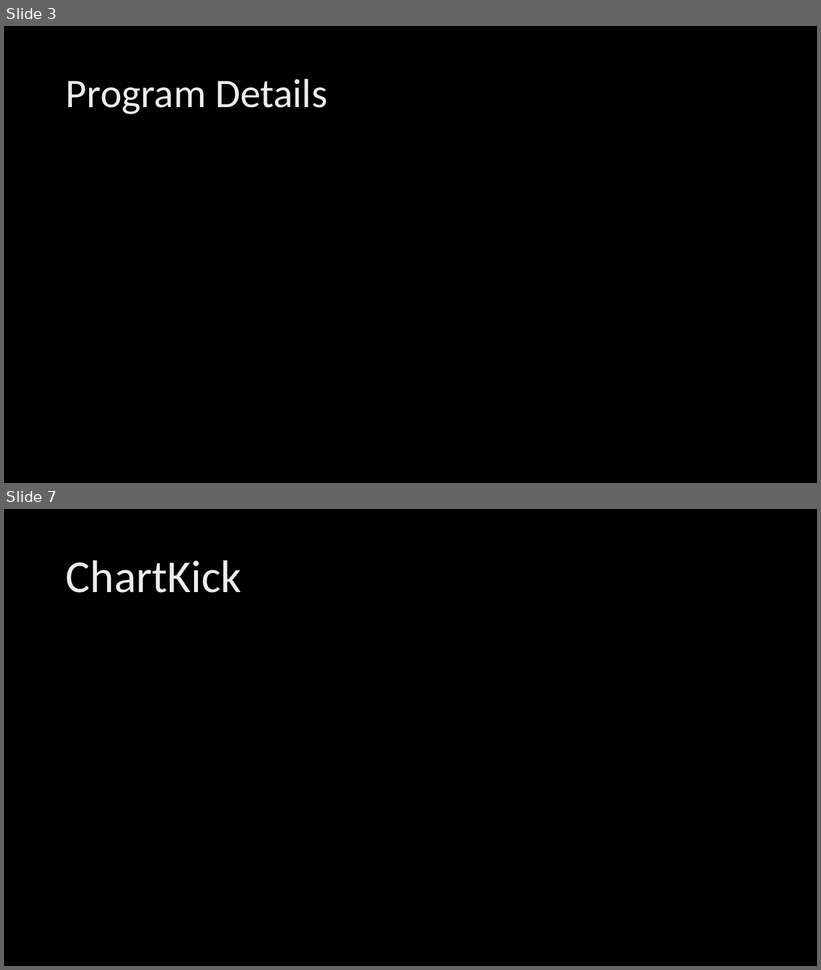
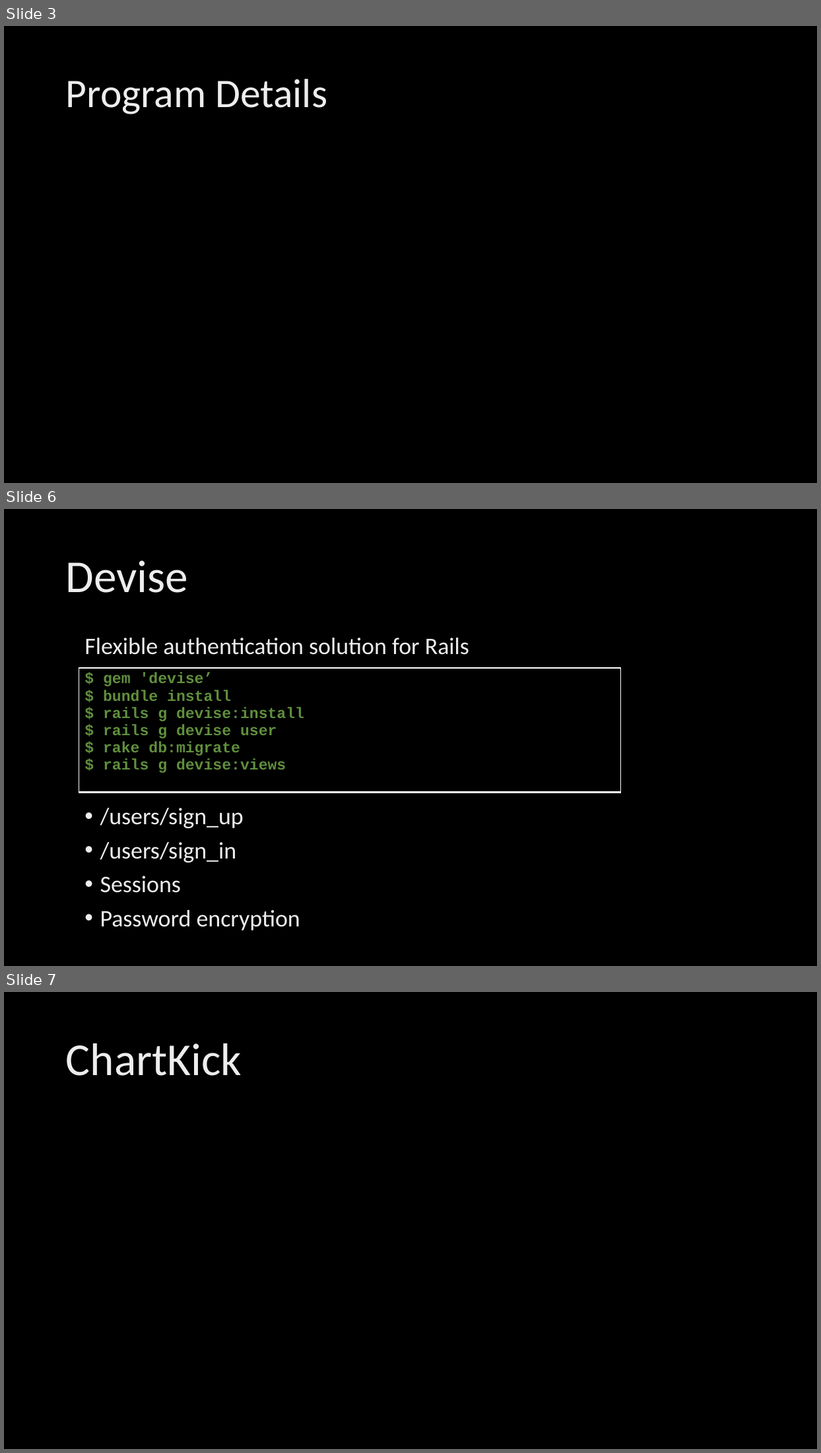
Before and after one commit to kylambouldin/CSE3901-FinalProject, a slide deck: Presentation.pptx. Shown one above the other, each under a label of ours: slides 3 and 7 before the commit, slides 3, 6 and 7 after it; the slides between them are not shown. The pictures are 821x970 and 821x1453 pixels, drawn with LibreOffice and Linux fonts; fonts in the diff are those of the drawing; background and template pictures are left out. Boxes give left, top, right and bottom in pixels: in the first picture for what was removed or moved away, otherwise in the second. Text is boxed around its words. In the diff, an @@ line names an element or a change of style, - is before the commit and + after.

Commit message:
devise and foundation slides

```diff
--- a/Presentation.pptx
+++ b/Presentation.pptx
@@ slide 6 added at (x1=4, y1=509, x2=817, y2=966), background picture (left out) @@
@@ title added at (x1=66, y1=560, x2=188, y2=593), 54 pt, text gradient #BFBFBF to #EDEDED to #FFFFFF @@
+Devise
@@ text added at (x1=85, y1=638, x2=469, y2=931), 28 pt, text gradient #BFBFBF to #EDEDED to #FFFFFF @@
+Flexible authentication solution for Rails
+• /users/sign_up
+• /users/sign_in
+• Sessions
+• Password encryption
@@ table added at (x1=79, y1=668, x2=620, y2=793), 1 rows, 1 columns @@
+$ gem 'devise’ / $ bundle install / $ rails g devise:install / $ rails g devise user / $ rake db:migrate / $ rails g devise:views
```
Also in this commit, not shown: 3 slides changed, 1 slide removed.
